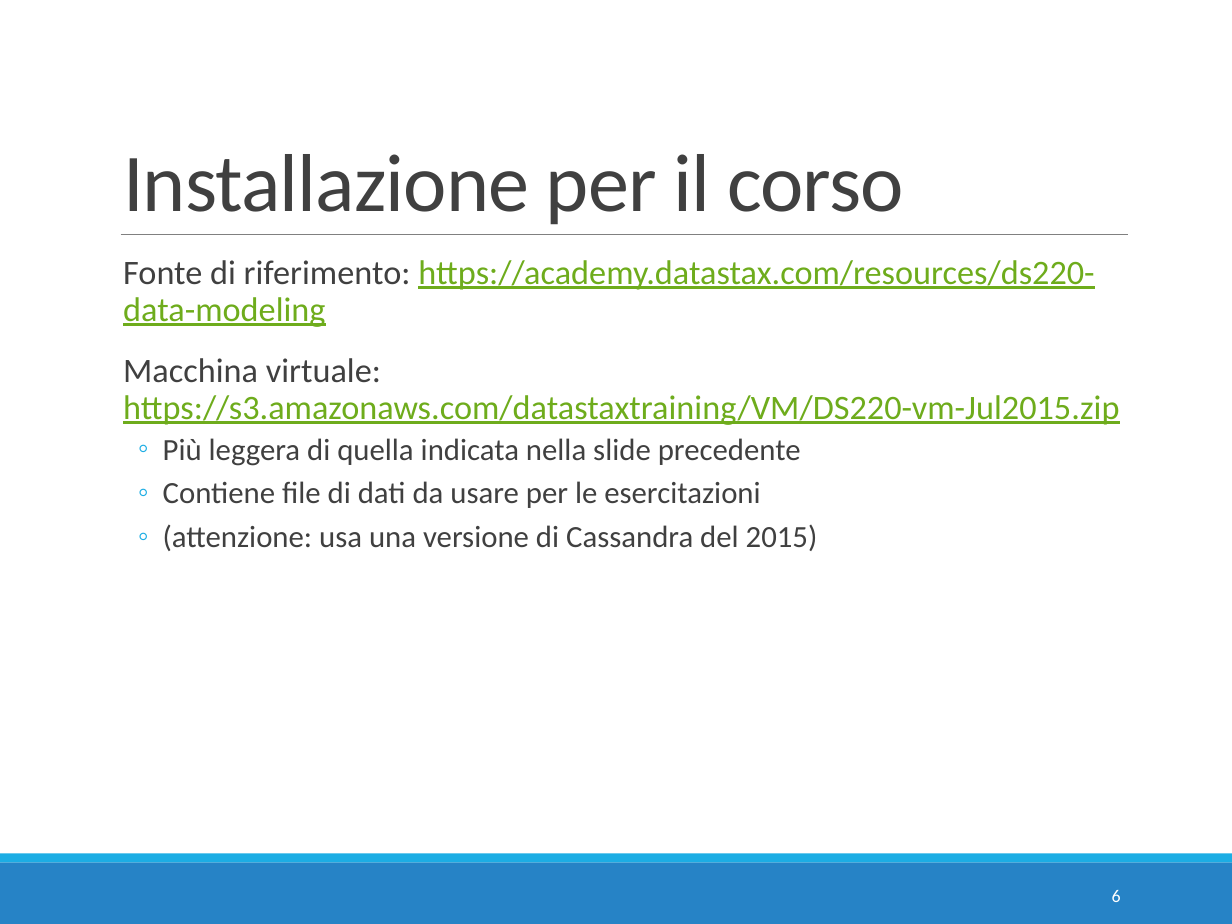
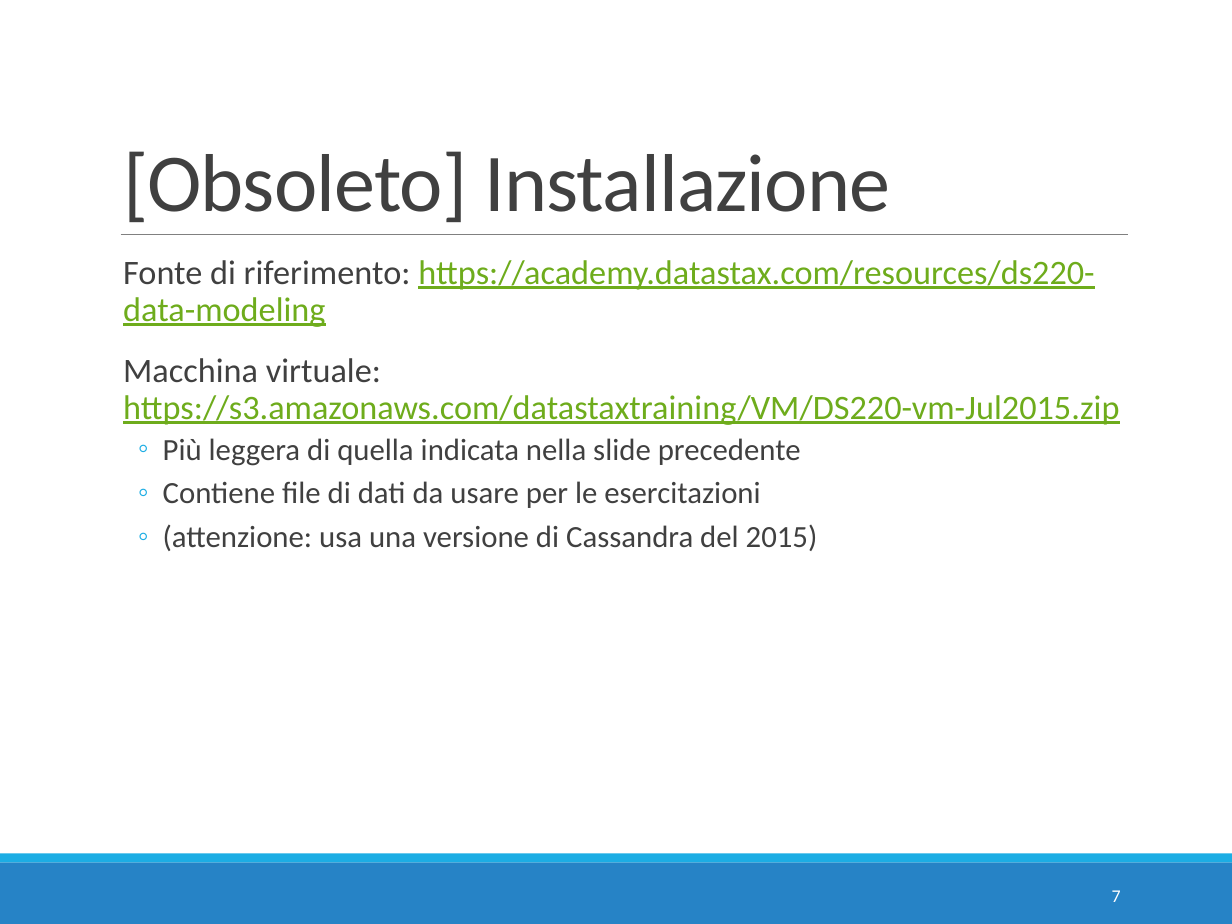
Before and after one commit to w4bo/teaching-nosql, a slide deck: slide 7 of slides/02 - E2 - Cassandra Intro.pptx (slide 6 before the commit). Drawn at 1232x924 pixels with LibreOffice and Linux fonts; fonts in the diff are those of the drawing. Boxes give left, top, right and bottom in pixels: in the first picture for what was removed or moved away, otherwise in the second. Text is boxed around its words. In the diff, an @@ line names an element or a change of style, - is before the commit and + after.

```diff
--- a/slides/02 - E2 - Cassandra Intro.pptx
+++ b/slides/02 - E2 - Cassandra Intro.pptx
@@ title at <box>123,151,890,222</box>: text changed @@
-Installazione per il corso
+[Obsoleto] Installazione
@@ page number at <box>1112,890,1121,902</box>: text changed @@
-6
+7
```
Also in this commit, not shown: 3 other slides changed, 1 slide added.
